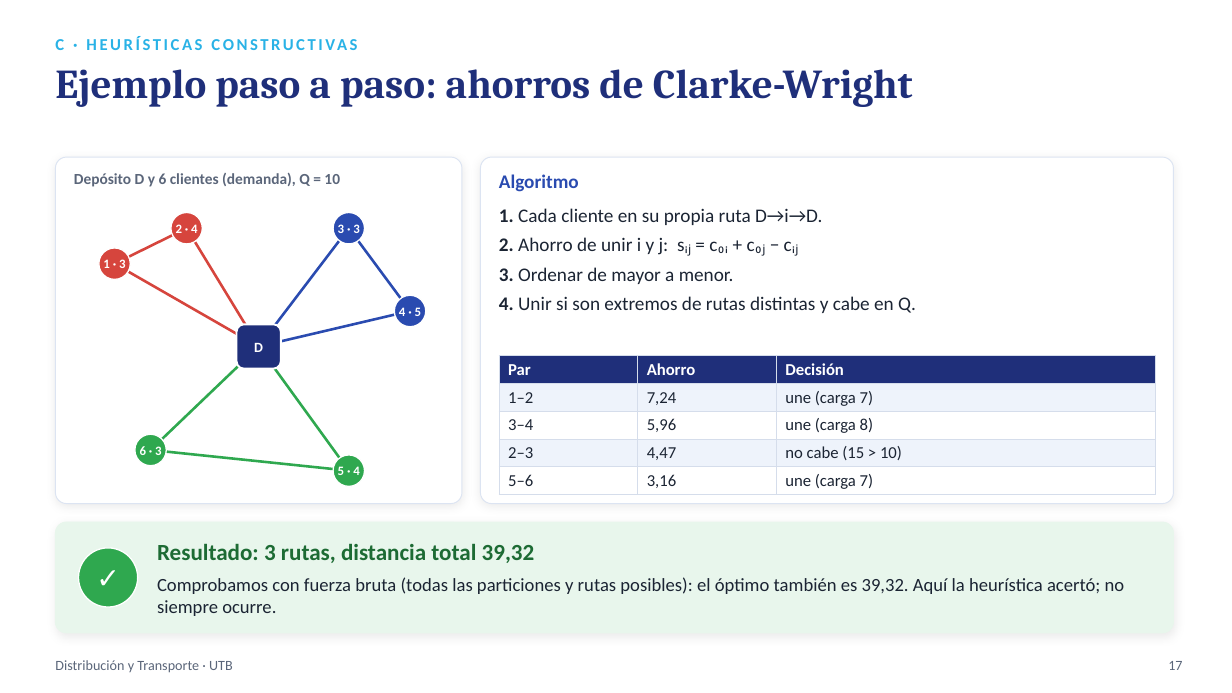
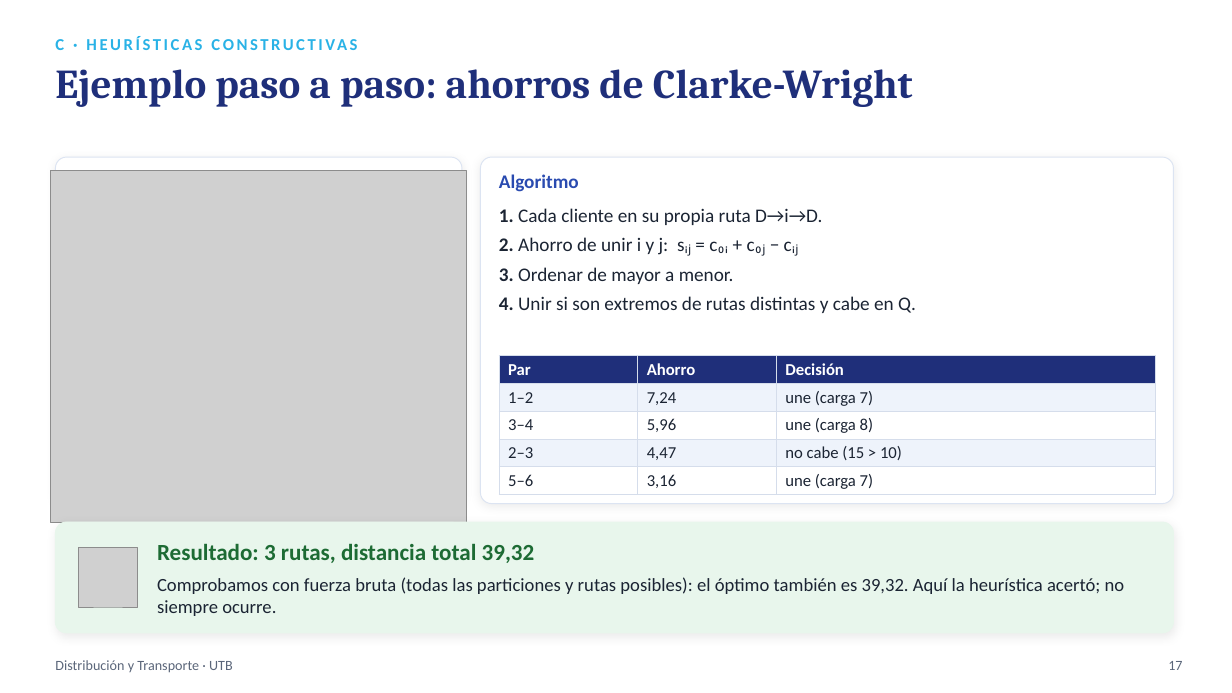
Before and after one commit to sebastianslg/grafosapp, a slide deck: slide 17 of Exposicion_Ruteo_de_Vehiculos.pptx. Drawn at 1232x693 pixels with LibreOffice and Linux fonts; fonts in the diff are those of the drawing; grey boxes stand for pictures. Boxes give left, top, right and bottom in pixels: in the first picture for what was removed or moved away, otherwise in the second. Text is boxed around its words. In the diff, an @@ line names an element or a change of style, - is before the commit and + after.

```diff
--- a/Exposicion_Ruteo_de_Vehiculos.pptx
+++ b/Exposicion_Ruteo_de_Vehiculos.pptx
@@ picture added at [51, 171, 467, 522] @@
@@ arrow removed from (115, 263) to (187, 228) @@
@@ ellipse removed at [171, 213, 202, 244] @@
@@ text removed at [176, 224, 197, 233] @@
-2 · 4
@@ arrow removed from (187, 228) to (259, 347) @@
@@ arrow removed from (259, 347) to (348, 228) @@
@@ ellipse removed at [333, 213, 364, 244] @@
@@ text removed at [338, 224, 359, 233] @@
-3 · 3
@@ arrow removed from (348, 228) to (410, 311) @@
@@ ellipse removed at [99, 248, 130, 279] @@
@@ text removed at [103, 259, 125, 268] @@
-1 · 3
@@ arrow removed from (259, 347) to (115, 263) @@
@@ ellipse removed at [395, 296, 426, 327] @@
@@ rounded rectangle removed at [237, 324, 281, 369] @@
@@ arrow removed from (410, 311) to (259, 347) @@
@@ text removed at [399, 307, 421, 316] @@
-4 · 5
@@ arrow removed from (151, 450) to (259, 347) @@
@@ text removed at [254, 343, 263, 352] @@
-D
@@ arrow removed from (259, 347) to (348, 470) @@
@@ ellipse removed at [135, 434, 166, 466] @@
@@ text removed at [140, 446, 161, 455] @@
-6 · 3
@@ arrow removed from (348, 470) to (151, 450) @@
@@ ellipse removed at [333, 455, 364, 486] @@
@@ text removed at [338, 466, 359, 475] @@
-5 · 4
@@ ellipse removed at [79, 548, 138, 607] @@
@@ text removed at [79, 548, 138, 607] @@
-✓
@@ picture added at [79, 548, 138, 607] @@
```
Also in this commit, not shown: 16 other slides changed, 1 other file.
